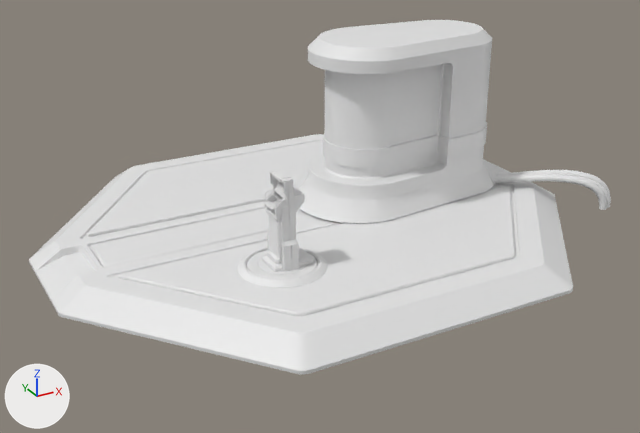
Before and after pictures for a commit that changed the FBX model Assets/11. Models/pillars/summoning-station.fbx.
The view is the same before and after, from a 50 mm lens placed at (-12.2, -25.63, 9.5), pointed at (-2.23, -7.51, 0.44). The lights are fixed; the arrows at lower left show +X, +Y and +Z. The picture after the commit comes second. Where no turn or scale is listed for an object, it has been applied to the vertices. Vertices at exactly the same position are counted once.
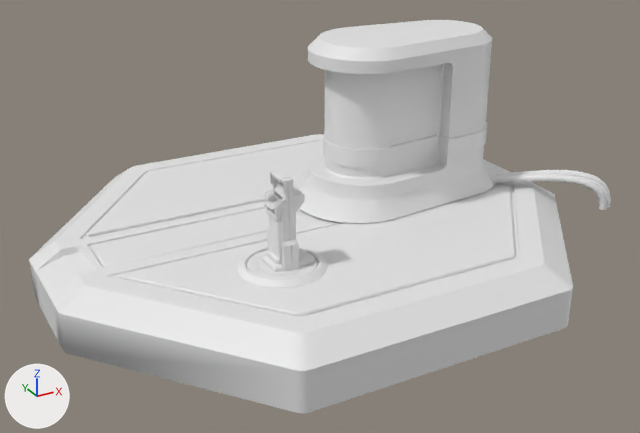
Pixel boxes (x1, y1, x2, y2) of what changed, in the pictures (640 x 433 px):
```json
{"object": "Cylinder.006", "change": "reshaped", "before": [29, 134, 573, 374], "after": [29, 134, 573, 413], "on screen": "16% taller"}
{"part": 1, "of": "me_cylinder_009", "change": "built on", "after": [30, 265, 572, 413]}
```

Scene script edits in JSON lines:
```json
{"block": "me_cylinder_009", "where": "# used by ob_cylinder_006; location = (-3.67, -6.66, 0.35)"}
{"op": "remove", "block": "me_cylinder_009", "code": "me_cylinder_009.from_pydata(...)  # 588 vertices, 1172 faces; spans x -5.45..8.43, y -6.31..5.56, z -0.41..0.13"}
{"op": "add", "block": "me_cylinder_009", "code": "me_cylinder_009.from_pydata(...)  # 620 vertices, 1204 faces; spans x -5.45..8.43, y -6.31..5.56, z -1.3..0.13"}
{"block": "me_cylinder_009", "change": "me_cylinder_009 part 1"}
{"block": "me_cylinder_009", "change": "30 faces are deleted"}
{"block": "me_cylinder_009", "change": "32 new vertices lie (0.0, 0.0, -0.89) away from vertices in x -5.45..8.43, y -6.31..5.56, z -0.41"}
{"block": "me_cylinder_009", "change": "62 new faces join them"}
```
